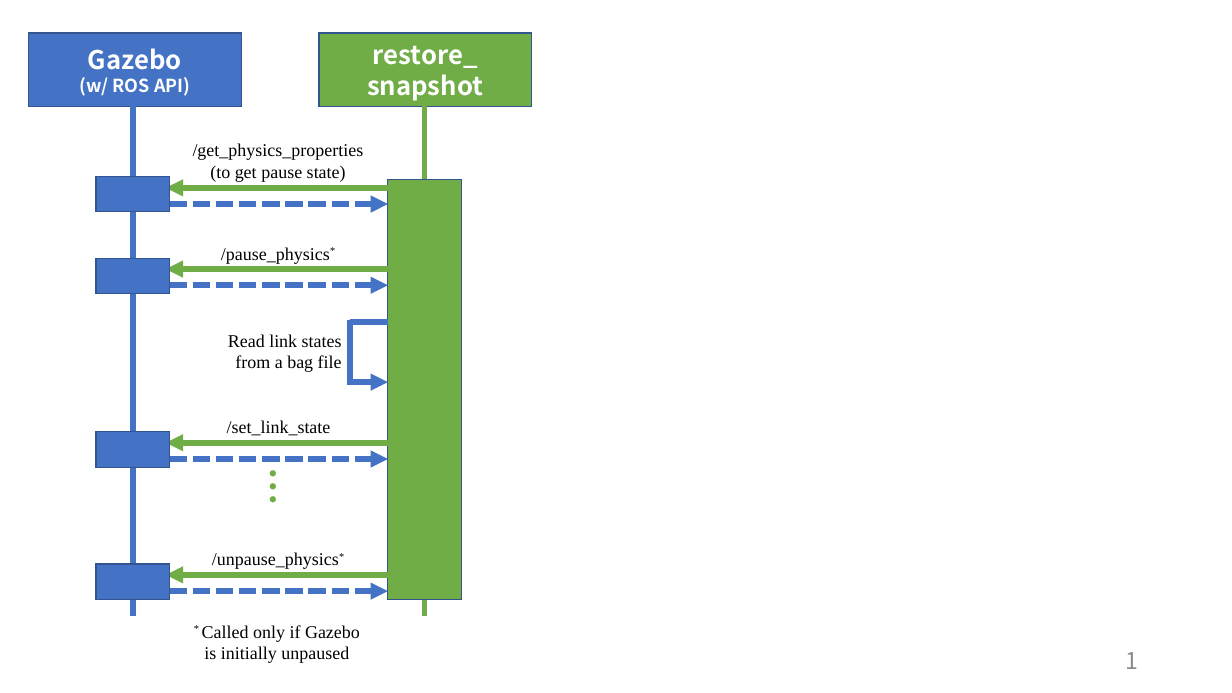
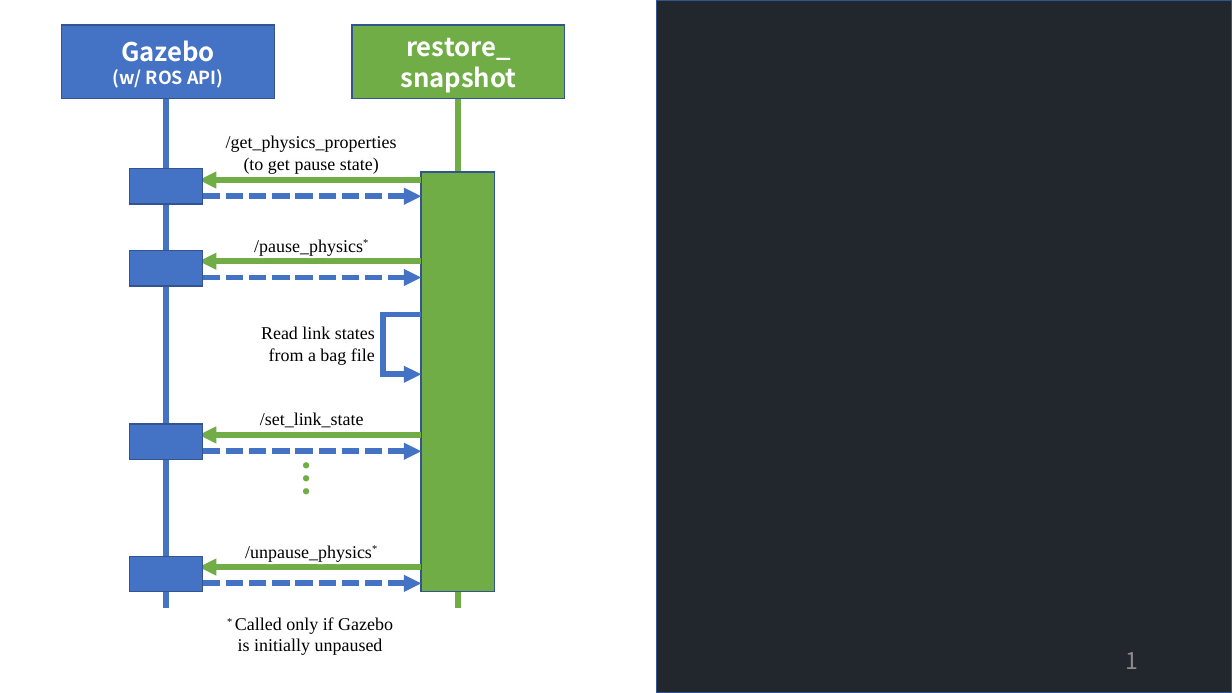
Before and after one commit to yoshito-n-students/gazebo_snapshot_tools, a slide deck: slide 2 of images/sequence_diagrams.pptx. Drawn at 1232x693 pixels with LibreOffice and Linux fonts; fonts in the diff are those of the drawing. Boxes give left, top, right and bottom in pixels: in the first picture for what was removed or moved away, otherwise in the second. Text is boxed around its words. In the diff, an @@ line names an element or a change of style, - is before the commit and + after.

```diff
--- a/images/sequence_diagrams.pptx
+++ b/images/sequence_diagrams.pptx
@@ rectangle added at (x1=657, y1=0, x2=1232, y2=693), fill #22272E, outline #325491 1 pt @@
@@ 3 texts, 2 lines, 1 arrow moved together from (x1=133, y1=106, x2=424, y2=616) to (x1=166, y1=99, x2=457, y2=608) @@
@@ 8 arrows, 7 rectangles, 4 texts, 2 lines moved together from (x1=29, y1=33, x2=531, y2=663) to (x1=62, y1=25, x2=565, y2=655) @@
```
Also in this commit, not shown: 1 other slide changed, 2 other files.
